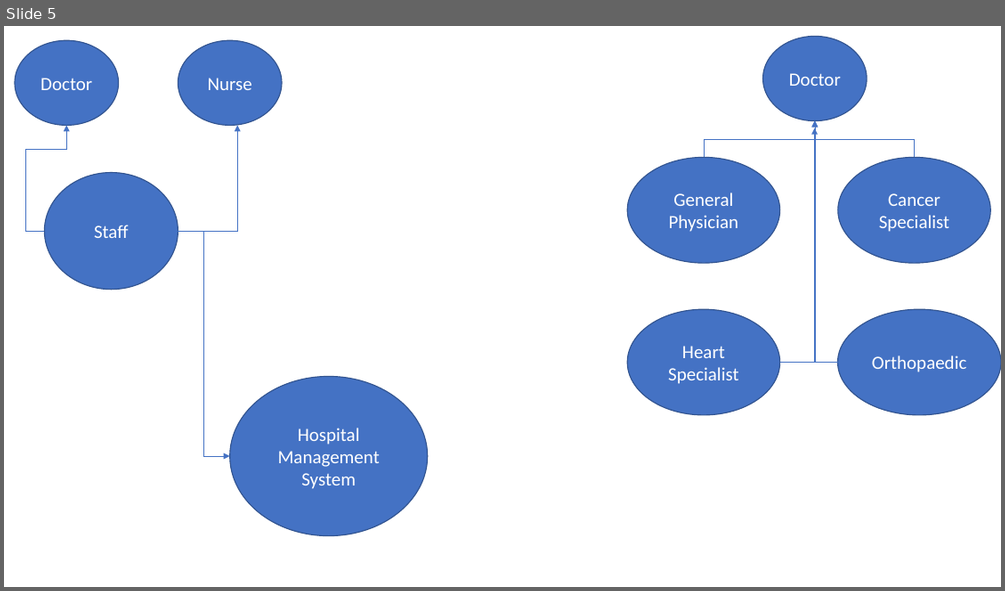
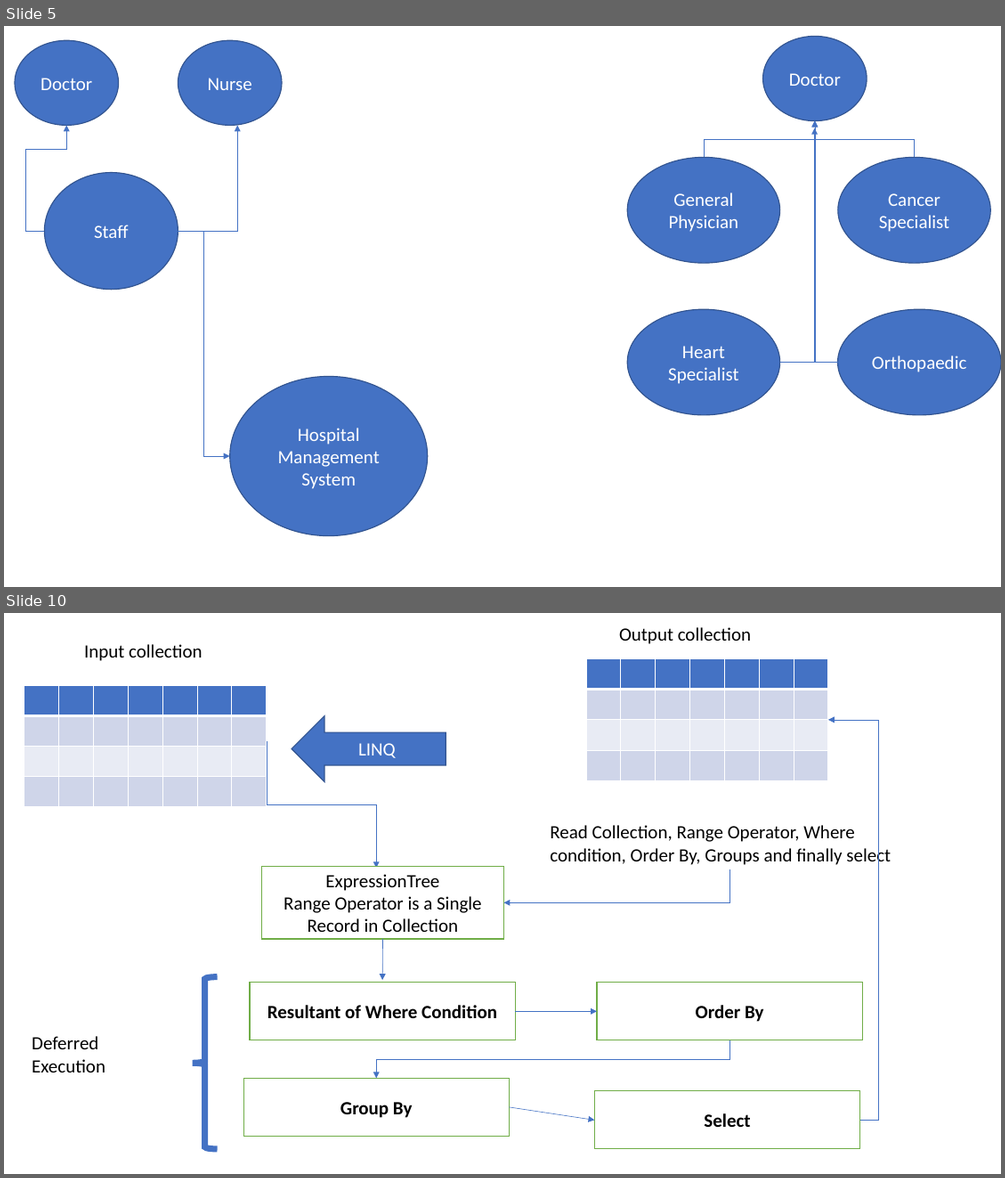
Before and after one commit to maheshsabnis/SimSept2002, a slide deck: Training_Images.pptx. Shown one above the other, each under a label of ours: slide 5 before the commit, slides 5 and 10 after it; the slides between them are not shown. The pictures are 1005x591 and 1005x1178 pixels, drawn with LibreOffice and Linux fonts; fonts in the diff are those of the drawing. Boxes give left, top, right and bottom in pixels: in the first picture for what was removed or moved away, otherwise in the second. Text is boxed around its words. In the diff, an @@ line names an element or a change of style, - is before the commit and + after.

```diff
--- a/Training_Images.pptx
+++ b/Training_Images.pptx
@@ slide 10 added at <box>4,613,1001,1174</box>, background #FFFFFF @@
@@ text added at <box>619,627,751,644</box>, 18 pt, text #000000 @@
+Output collection
@@ text added at <box>84,644,202,661</box>, 18 pt, text #000000 @@
+Input collection
@@ table added at <box>587,659,827,780</box>, 4 rows, 7 columns @@
+ |  |  |  |  |  | 
+ |  |  |  |  |  | 
+ |  |  |  |  |  | 
+ |  |  |  |  |  | 
@@ table added at <box>24,686,265,807</box>, 4 rows, 7 columns @@
+ |  |  |  |  |  | 
+ |  |  |  |  |  | 
+ |  |  |  |  |  | 
+ |  |  |  |  |  | 
@@ left arrow added at <box>291,716,446,782</box>, fill #4472C4, outline #325491 1 pt, 18 pt, text #FFFFFF @@
+LINQ
@@ elbow arrow added from (267, 742) to (376, 868), #4472C4 0.5 pt @@
@@ elbow arrow added from (860, 1120) to (828, 720), #4472C4 0.5 pt @@
@@ text added at <box>550,825,890,867</box>, 18 pt, text #000000 @@
+Read Collection, Range Operator, Where condition, Order By, Groups and finally select
@@ rectangle added at <box>262,867,503,939</box>, fill #FFFFFF, outline #70AD47 1 pt, 18 pt, text #000000 @@
+ExpressionTree
+Range Operator is a Single Record in Collection
@@ elbow arrow added from (729, 869) to (503, 902), #4472C4 0.5 pt @@
@@ arrow added from (383, 939) to (382, 981), #4472C4 0.5 pt @@
@@ left brace added at <box>193,977,217,1149</box>, outline #4472C4 6 pt @@
@@ rectangle added at <box>250,982,516,1040</box>, fill #FFFFFF, outline #70AD47 1 pt, 18 pt, text #000000, bold @@
+Resultant of Where Condition
@@ rectangle added at <box>597,982,863,1040</box>, fill #FFFFFF, outline #70AD47 1 pt, 18 pt, text #000000, bold @@
+Order By
@@ arrow added from (516, 1012) to (597, 1012), #4472C4 0.5 pt @@
@@ text added at <box>32,1036,105,1072</box>, 18 pt, text #000000 @@
+Deferred Execution
@@ elbow arrow added from (729, 1040) to (376, 1078), #4472C4 0.5 pt @@
@@ rectangle added at <box>243,1078,509,1135</box>, fill #FFFFFF, outline #70AD47 1 pt, 18 pt, text #000000, bold @@
+Group By
@@ rectangle added at <box>595,1091,860,1149</box>, fill #FFFFFF, outline #70AD47 1 pt, 18 pt, text #000000, bold @@
+Select
@@ arrow added from (510, 1107) to (595, 1120), #4472C4 0.5 pt @@
```
Also in this commit, not shown: 4 other slides added, 35 other files.
